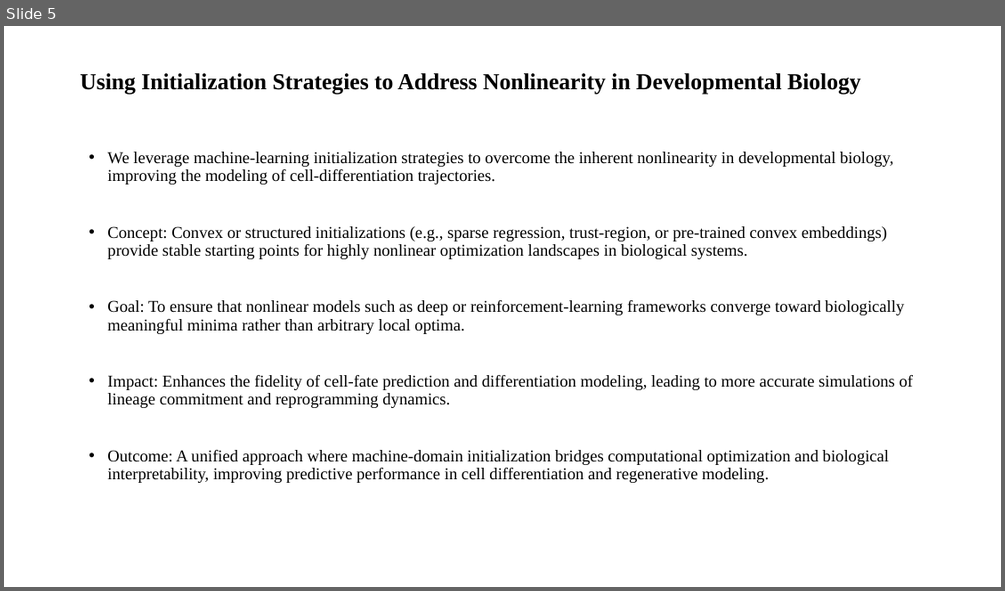
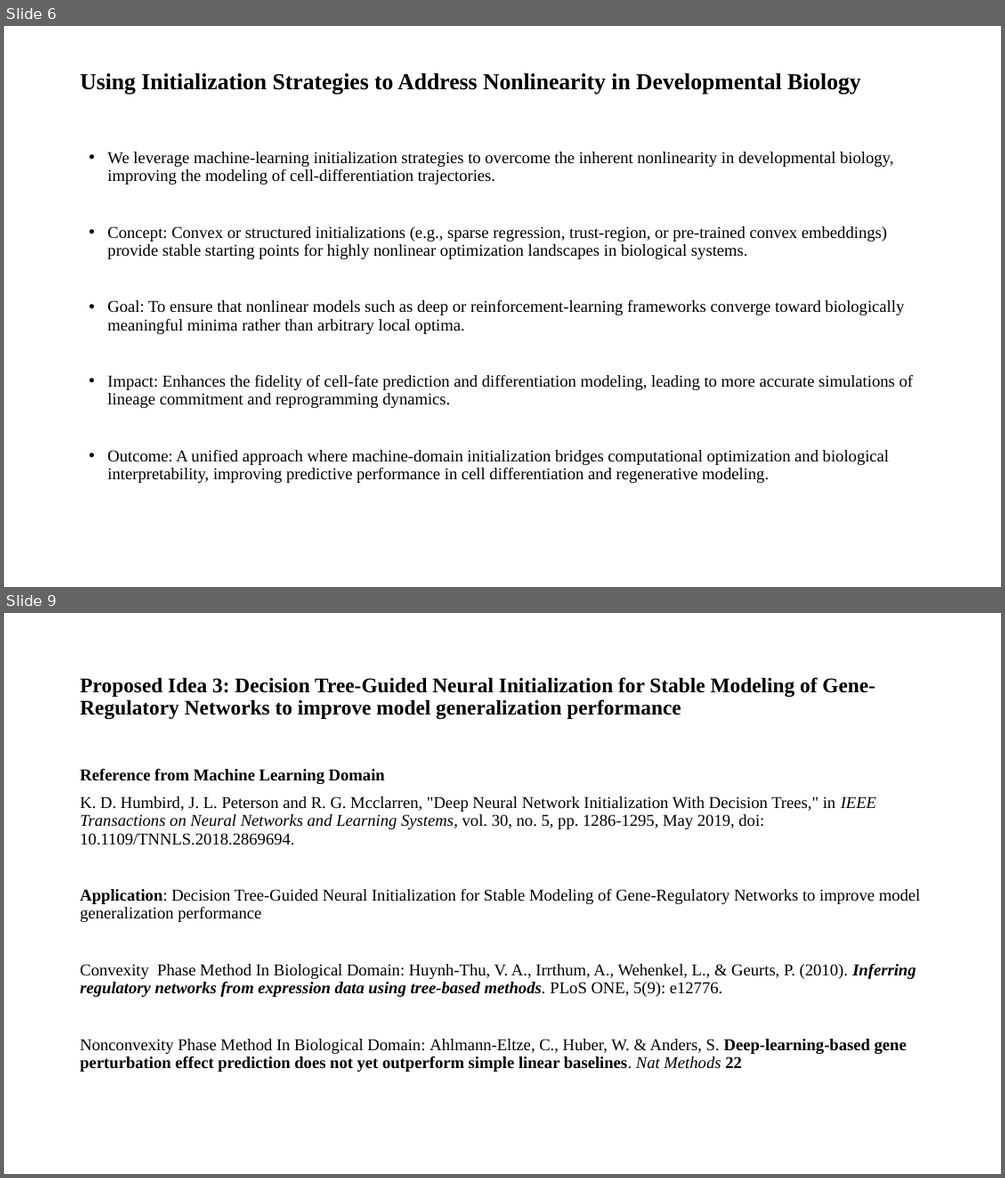
Before and after one commit to boabangf/GNN_RL_gene_trajectory_perturbation, a slide deck: ppt slides for omic codeathon.pptx. Shown one above the other, each under a label of ours: slide 5 before the commit, slides 6 and 9 after it; the slides between them are not shown. The pictures are 1005x591 and 1005x1178 pixels, drawn with LibreOffice and Linux fonts; fonts in the diff are those of the drawing. Boxes give left, top, right and bottom in pixels: in the first picture for what was removed or moved away, otherwise in the second. Text is boxed around its words. In the diff, an @@ line names an element or a change of style, - is before the commit and + after.

```diff
--- a/ppt slides for omic codeathon.pptx
+++ b/ppt slides for omic codeathon.pptx
@@ slide 9 added at [4, 613, 1001, 1174], background #FFFFFF @@
@@ title added at [80, 677, 875, 719], 20 pt, text #000000, bold @@
+Proposed Idea 3: Decision Tree-Guided Neural Initialization for Stable Modeling of Gene-Regulatory Networks to improve model generalization performance
@@ text added at [80, 769, 921, 1071], 16 pt, text #000000 @@
+Reference from Machine Learning Domain
+K. D. Humbird, J. L. Peterson and R. G. Mcclarren, "Deep Neural Network Initialization With Decision Trees," in IEEE Transactions on Neural Networks and Learning Systems, vol. 30, no. 5, pp. 1286-1295, May 2019, doi: 10.1109/TNNLS.2018.2869694.
+Application: Decision Tree-Guided Neural Initialization for Stable Modeling of Gene-Regulatory Networks to improve model generalization performance
+Convexity Phase Method In Biological Domain: Huynh-Thu, V. A., Irrthum, A., Wehenkel, L., & Geurts, P. (2010). Inferring regulatory networks from expression data using tree-based methods. PLoS ONE, 5(9): e12776.
+Nonconvexity Phase Method In Biological Domain: Ahlmann-Eltze, C., Huber, W. & Anders, S. Deep-learning-based gene perturbation effect prediction does not yet outperform simple linear baselines. Nat Methods 22
@@ what was slide 5 is now slide 6 @@
```
Also in this commit, not shown: 4 slides changed, 2 other slides added, 2 slides removed.
